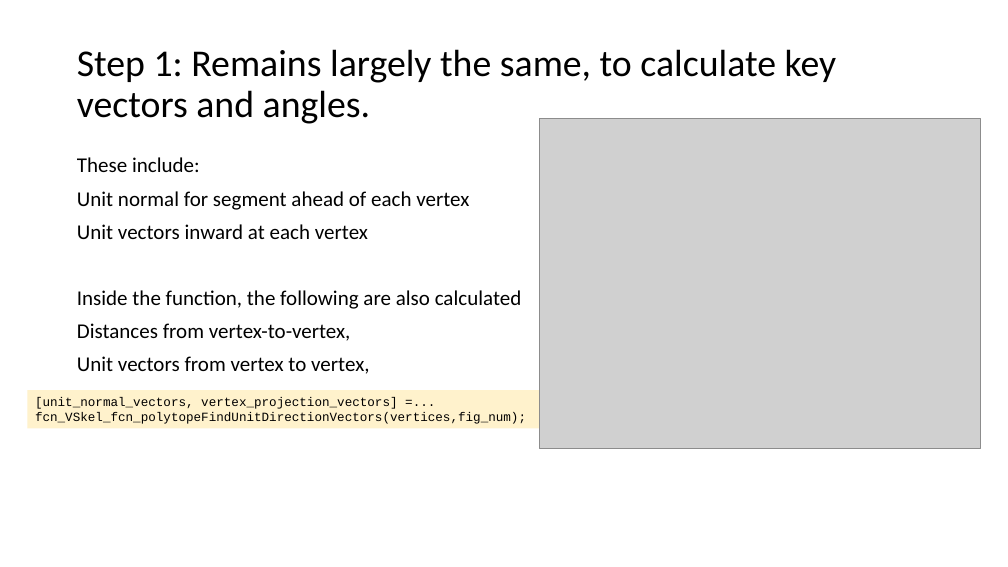
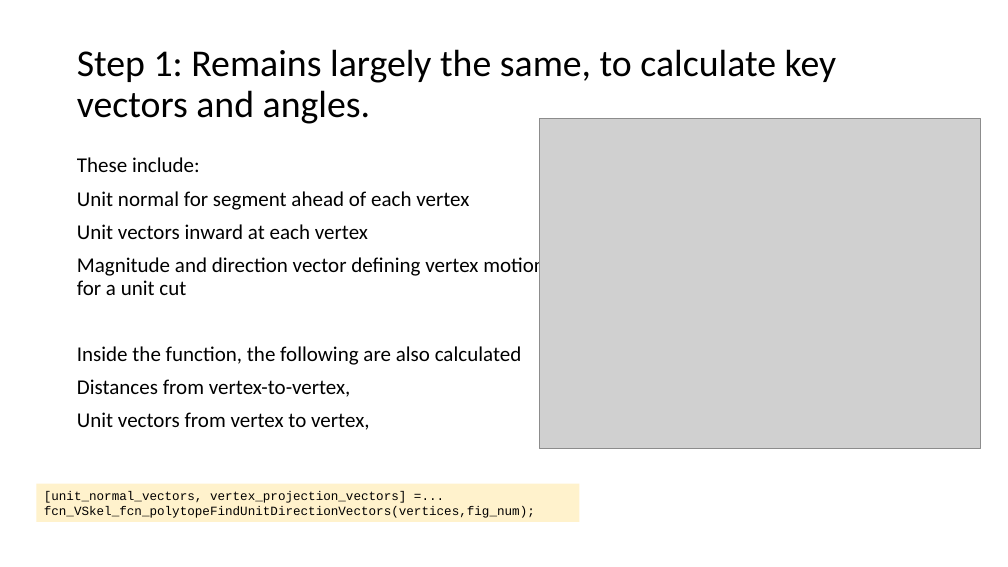
Before and after one commit to ivsg-psu/ivsg-psu-PathPlanning_MapTools_VertexSkeleton, a slide deck: slide 24 of Documents/VertexSkeletonClassLibrary.pptx. Drawn at 1008x567 pixels with LibreOffice and Linux fonts; fonts in the diff are those of the drawing; grey boxes stand for pictures. Boxes give left, top, right and bottom in pixels: in the first picture for what was removed or moved away, otherwise in the second. Text is boxed around its words. In the diff, an @@ line names an element or a change of style, - is before the commit and + after.

```diff
--- a/Documents/VertexSkeletonClassLibrary.pptx
+++ b/Documents/VertexSkeletonClassLibrary.pptx
@@ text at box(77, 254, 545, 295): paragraph added @@
+Magnitude and direction vector defining vertex motion for a unit cut
@@ rectangle "[unit_normal_vectors, vertex_projection_vectors] =... fcn_VS ...": place and size @@
-rectangle "[unit_normal_vectors, vertex_projection_vectors] =... fcn_VS ..." at box(27, 390, 570, 428)
+rectangle "[unit_normal_vectors, vertex_projection_vectors] =... fcn_VS ..." at box(36, 484, 579, 522)
```
Also in this commit, not shown: 1 other slide changed, 4 slides added, 1 slide removed, 8 other files.
